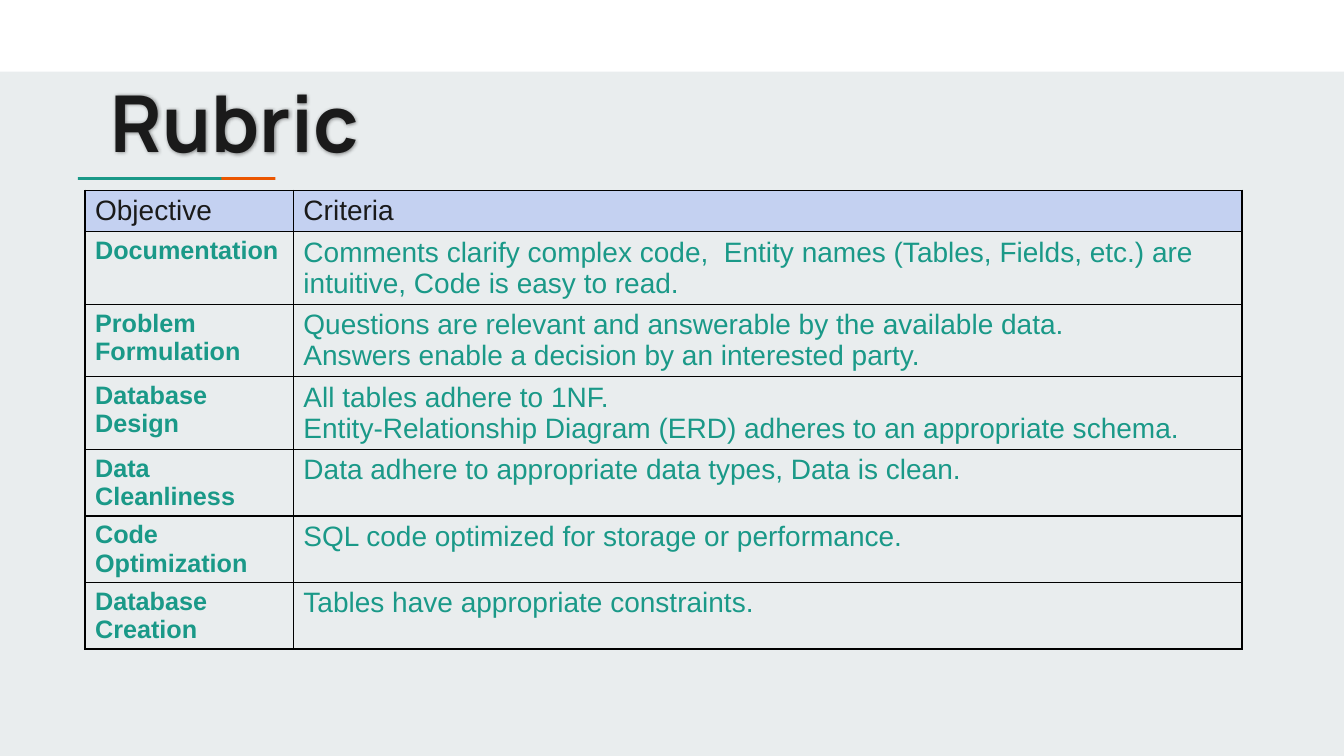
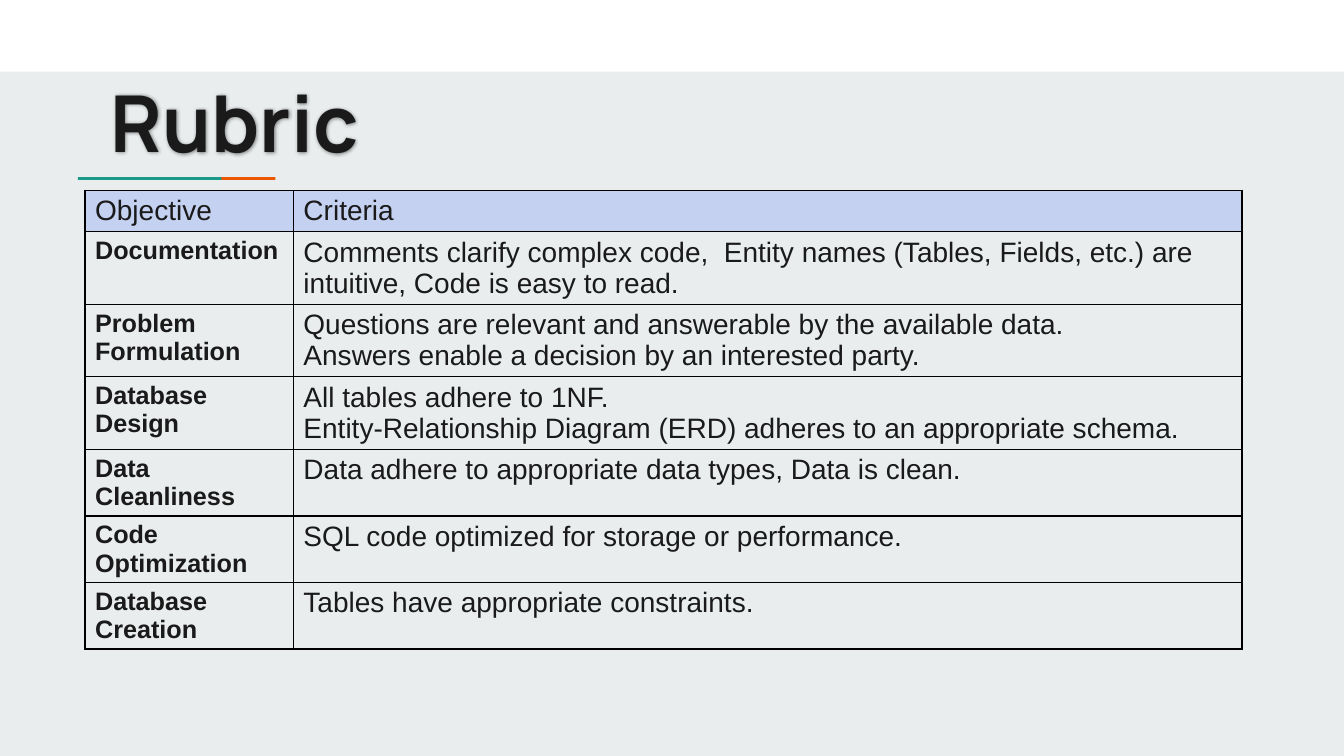
Before and after one commit to jbergmann56/OSDA-DataManipulationAndManagement, a slide deck: slide 7 of Class Project/Class Project - DMM.pptx. Drawn at 1344x756 pixels with LibreOffice and Linux fonts; fonts in the diff are those of the drawing. Boxes give left, top, right and bottom in pixels: in the first picture for what was removed or moved away, otherwise in the second. Text is boxed around its words. In the diff, an @@ line names an element or a change of style, - is before the commit and + after.

```diff
--- a/Class Project/Class Project - DMM.pptx
+++ b/Class Project/Class Project - DMM.pptx
@@ table at (85, 191, 1242, 678) @@
@@ text colour #1A9988 to #1A1A1A @@
```
Also in this commit, not shown: 2 other slides changed, 31 other files.
